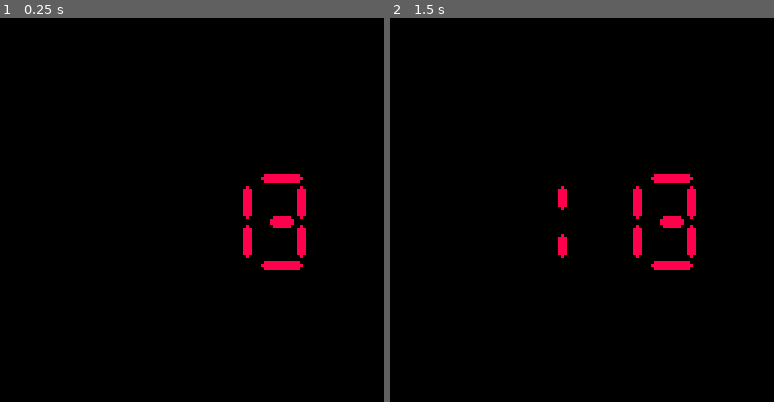
Above: before the commit, frames 1-2 (left to right).
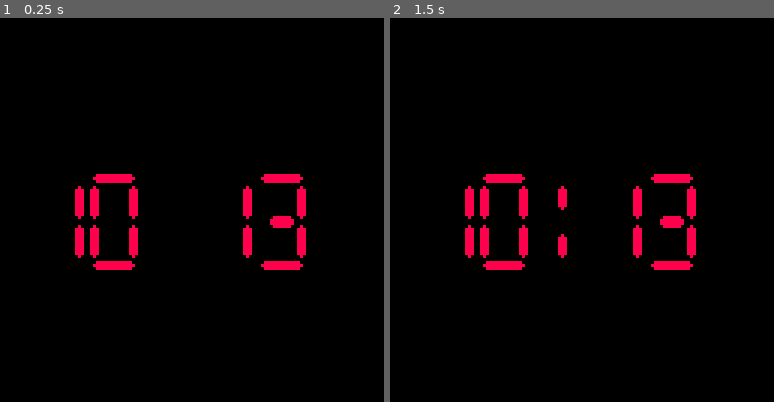
Above: after the commit, the same moments.

Repository: junkdeck/pico-8-segment
Game: PICO-8 cartridge clock.p8
Two runs of this game, one before a commit and one after it. Both use one fixed random seed, a clock stepped at 60 frames per second and the inputs below.
Inputs:
- Up to frame 1 (0.25 s): no input
- Up to frame 2 (1.5 s): no input

The runs differ from the first frame. In frame 1, 1.5% of the frame differs, in the area x 19-36%, y 40-66%; in frame 2, 1.5%.

Commit message:
add 12/24hr clock, display am/pm

Diff:
--- a/main.lua
+++ b/main.lua
@@ -45,6 +45,8 @@
     c = { '000', '300', '000', '301', '000', '300', '000', '301', },
   }
 
+  ctype = 12
+  zone=0
 end
 
 function _update()
@@ -59,10 +61,20 @@
   loff = 12
   -- top offset
   toff = 12
+
+  fh=h%ctype --formatted hour
+  if(ctype!=24 and fh==0)then fh=12 end
 end
 
 function _draw()
   cls()
+
+  color(8)
+  if(ctype!=24) then
+    if(h < 12) then zone=8 else zone=9 end
+    spr(zone, 104, 48)
+    spr(10, 110, 48)
+  end
 
   stringdigit(fh,loff,64-toff)
   if(s % 2 == 0) then
